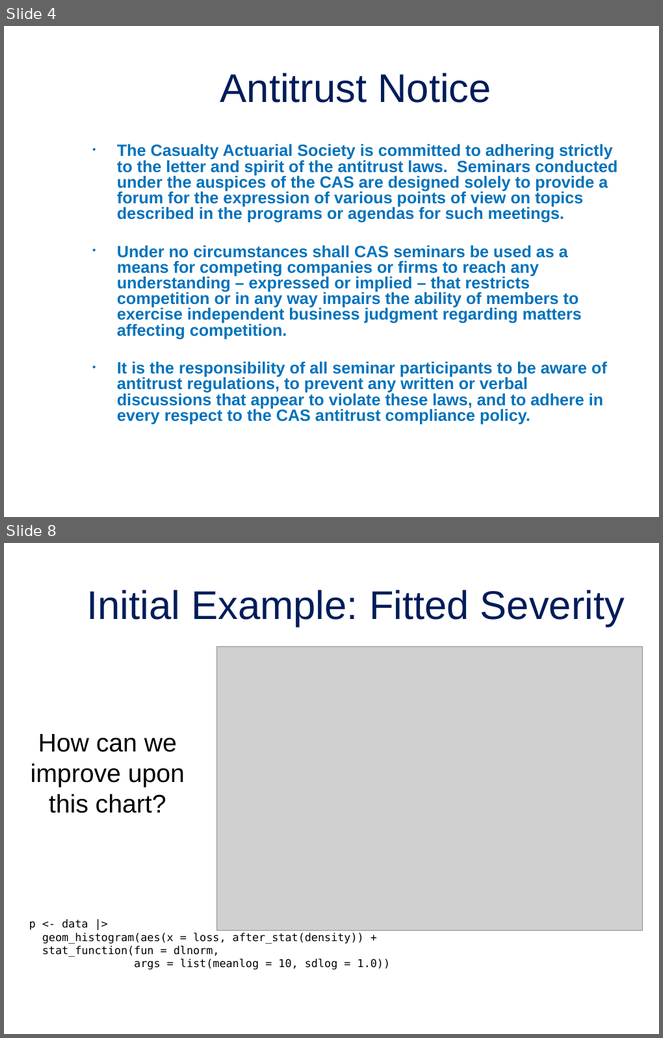
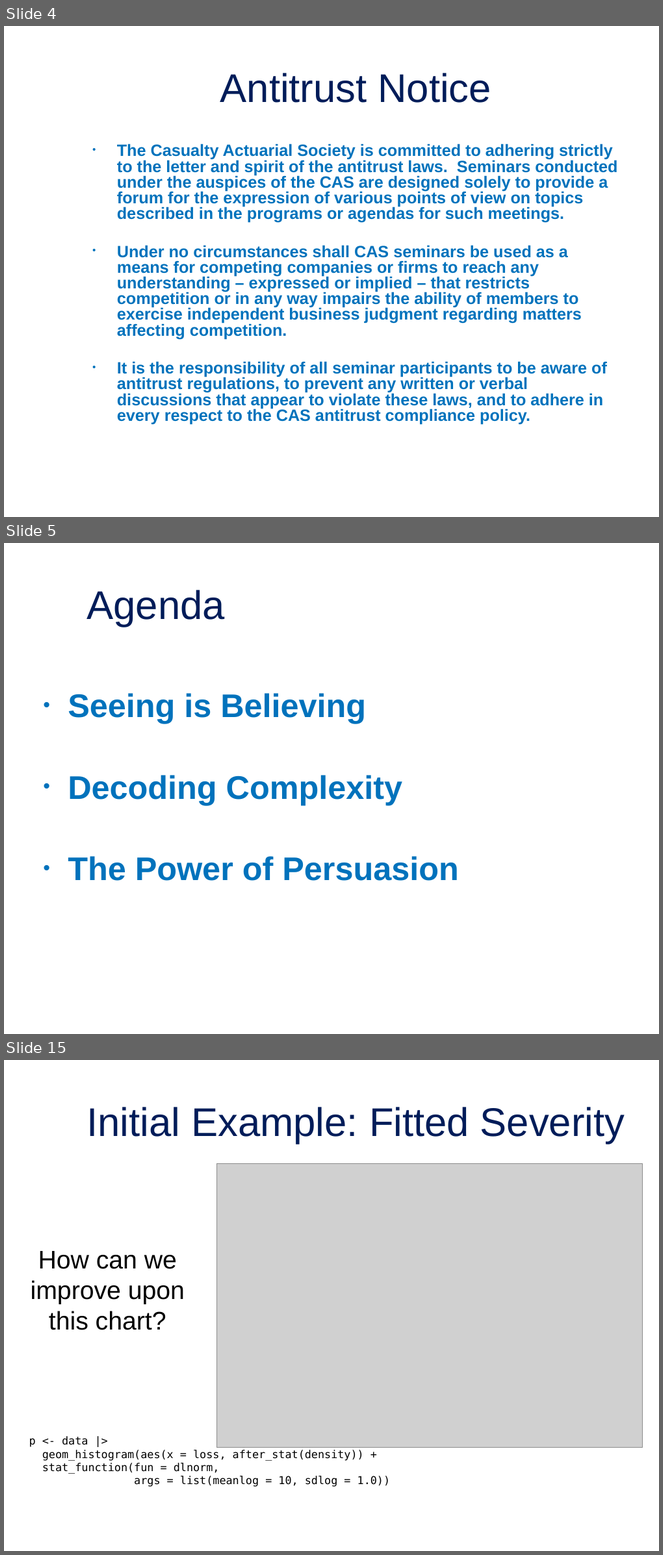
Before and after one commit to jordan-bonner/CAS_Spr23, a slide deck: Presentation Slides/Effective Data Visualization for Actuaries.pptx. Shown one above the other, each under a label of ours: slides 4 and 8 before the commit, slides 4, 5 and 15 after it; the slides between them are not shown. The pictures are 663x1038 and 663x1555 pixels, drawn with LibreOffice and Linux fonts; fonts in the diff are those of the drawing; grey boxes stand for pictures; background and template pictures are left out. Boxes give left, top, right and bottom in pixels: in the first picture for what was removed or moved away, otherwise in the second. Text is boxed around its words. In the diff, an @@ line names an element or a change of style, - is before the commit and + after.

```diff
--- a/Presentation Slides/Effective Data Visualization for Actuaries.pptx
+++ b/Presentation Slides/Effective Data Visualization for Actuaries.pptx
@@ slide 5 added at [4, 543, 659, 1034], background picture (left out) @@
@@ title added at [87, 590, 225, 627], 44 pt, text #001C59 @@
+Agenda
@@ text added at [68, 693, 458, 881], 36 pt, text #0072BC, bold @@
+• Seeing is Believing
+• Decoding Complexity
+• The Power of Persuasion
@@ what was slide 8 is now slide 15 @@
```
Also in this commit, not shown: 2 slides changed, 8 other slides added, 17 slides removed, 6 other files.
